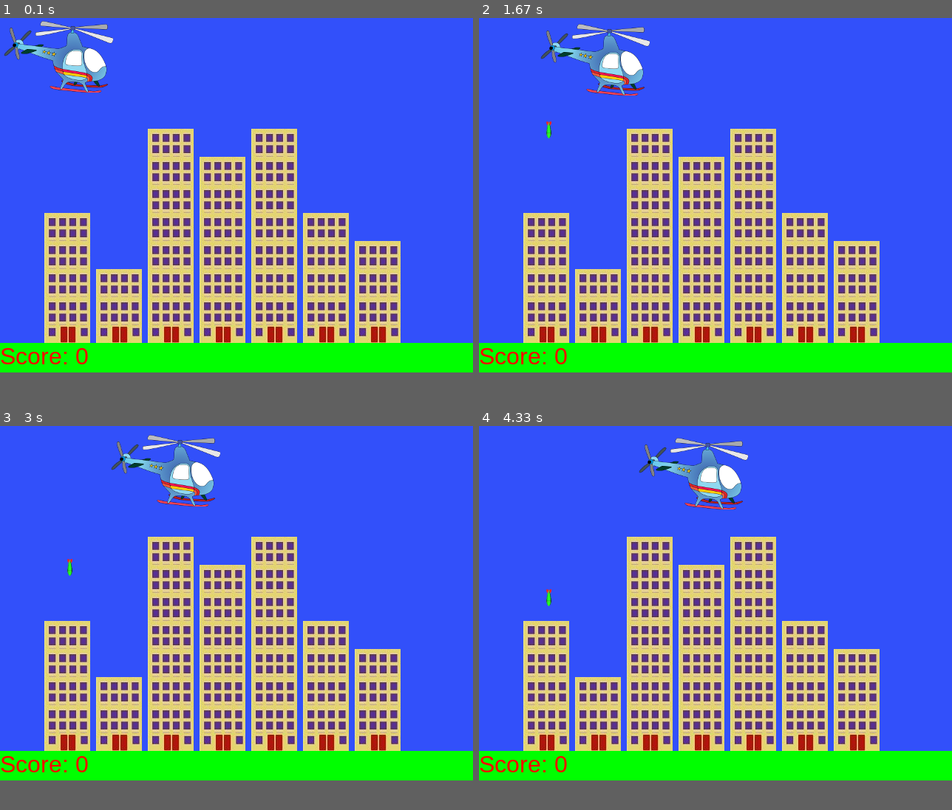
Above: before the commit, frames 1-4 (two rows, left to right).
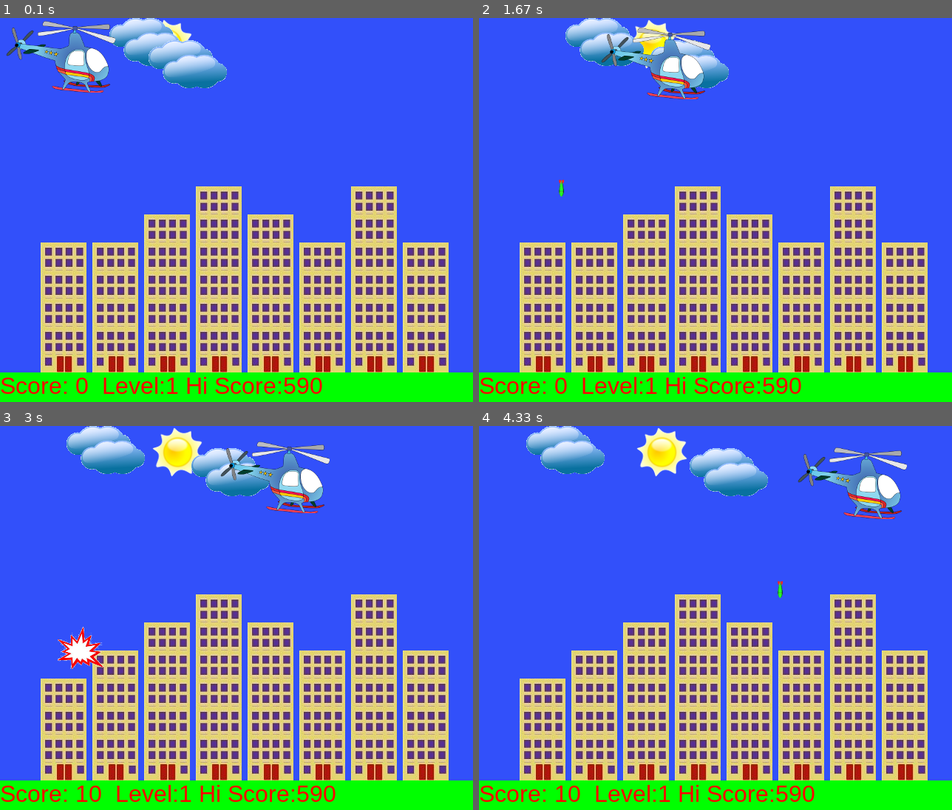
Above: after the commit, the same moments.

Repository: sonic2000gr/pygame-examples
Game: pygame game, started from CrazyCopter/copter.py
Same seed, same stepped clock (60 frames per second), same inputs: the game is played once before the commit and once after it.
Inputs:
- Up to frame 1 (0.1 s): no input
- Up to frame 2 (1.67 s): tap Space at 0.33 s
- Up to frame 3 (3 s): no input
- Up to frame 4 (4.33 s): tap Space at 3.3, 3.6, 3.8, 4.2 s
In our replay, the window is 640x480 before the commit and 640x520 after it. These sizes can differ from the game's own. Grey fills any space a smaller window leaves; there, only what the larger window draws over its background counts as a difference.

The runs differ from the first frame. In frame 1, 41% of the frame differs, in the area x 0-100%, y 0-98%; in frame 2, 42%; in frame 3, 43%; in frame 4, 43%.

Commit message:
Add the final version Crazy Copter (with sound)
Final version as shown in the exhibition, including sound effects.

Diff:
--- a/CrazyCopter/copter.py
+++ b/CrazyCopter/copter.py
@@ -13,9 +13,21 @@
     xpos = (xwidth - xsize)/2.0
     return xpos
 
+def PrepareSound(filename):
+    sound = pygame.mixer.Sound(filename)
+    return sound
+
+def PlayBackgroundSound(soundfile):
+    pygame.mixer.music.load(soundfile)
+    pygame.mixer.music.play(-1)
+
+def StopBackgroundSound():
+    pygame.mixer.music.stop()
+
 class Explosion:
     def __init__(self):
-        self.images = [ 'boom1.png', 'boom2.png']
+        self.images = [ 'boom1.png', 'boom2.png',
+                        'bigboom.png']
         self.boom = []
         for image in self.images:
             self.boom.append(pygame.image.load(image))
@@ -25,29 +37,44 @@
 class ScoreBoard:
     def __init__ (self, x, y):
         self.score = 0
+        self.level = 0
+        try:
+            fp = open("hiscore","r")
+            self.hiscore = eval(fp.readline())
+            fp.close()
+        except:
+            self.hiscore = 0
+            SaveHiScore(self.hiscore)
+
         self.x = x
         self.y = y
         self.textfont = pygame.font.SysFont("Arial",32)
 
     def ScoreUp(self):
         self.score = self.score + 10
+        if self.score > self.hiscore:
+            self.hiscore = self.score
+
+
+    def SetLevel(self, level):
+        self.level = level
 
     def YouWin(self, surface):
-        self.message = "Game Over. You Win!"
+        self.message = "You Win! Press R to Replay"
         self.thetext = self.textfont.render(self.message, True,
                         (255,255,0),(50,80,250))
         x = centertext(self.thetext)
-        surface.blit(self.thetext, (x,20))
+        surface.blit(self.thetext, (x,120))
 
     def YouLose(self, surface):
-        self.message = "Game Over. You Lose!"
+        self.message = "Game Over. You Lose! Press R to Replay"
         self.thetext = self.textfont.render(self.message, True,
                         (255,255,0),(50,80,250))
         x = centertext(self.thetext)
-        surface.blit(self.thetext, (x,20))
+        surface.blit(self.thetext, (x,120))
 
     def Show(self, surface):
-        self.message = "Score: " + str(self.score)
+        self.message = "Score: " + str(self.score)+ "  Level:" + str(self.level)+  " Hi Score:"+ str(self.hiscore)
         self.thetext = self.textfont.render(self.message, True,
                         (255,0,0),(0,255,0))
         surface.blit(self.thetext, (self.x,self.y))
@@ -111,6 +138,32 @@
         else:
             return True
 
+class Cloud(object):
+    def __init__ (self, x,y, xspeed):
+        self.x = x
+        self.y = y
+        self.xspeed = xspeed
+        self.image = pygame.image.load('cloud.png')
+        self.width = self.image.get_width()
+        self.height = self.image.get_height()
+
+    def Move(self, time):
+        self.x = self.x + time * self.xspeed
+        if self.x + self.width > xwidth:
+          self.x = 0
+        if self.x < 0:
+          self.x = xwidth - self.width
+
+    def Show(self, surface):
+        surface.blit(self.image, (self.x, self.y))
+
+
+class Sun(Cloud):
+    def __init__(self, x,y, xspeed):
+        super(Sun,self).__init__(x,y,xspeed)
+        self.image = pygame.image.load('sun.png')
+        self.width = self.image.get_width()
+        self.height = self.image.get_height()
 
 
 class Copter:
@@ -120,17 +173,22 @@
         self.xspeed = xspeed
         self.yspeed = yspeed
         self.withbomb = False
+        self.angle = 0
         self.image = pygame.image.load('copter.png')
         self.image2 = pygame.image.load('copter2.png')
         self.width = self.image.get_width()
         self.height = self.image.get_height()
         self.touchgrass = False
 
-    def Show(self, surface, index):
+    def Show(self, surface, index, time):
         if index == 0:
            surface.blit(self.image, (self.x, self.y))
         else:
-           surface.blit(self.image2, (self.x, self.y))
+           if self.touchgrass == False:
+             self.angle = self.angle - 25 * time
+           image3 = pygame.transform.rotate(
+                           self.image2, self.angle)
+           surface.blit(image3, (self.x, self.y))
 
         if self.withbomb == True:
             self.mybomb.Show(surface)
@@ -156,8 +214,8 @@
 
     def Fire(self):
         if self.withbomb == False:
-            self.mybomb = Bomb(mycopter.x + mycopter.width/2,
-                          mycopter.y+mycopter.height, 30)
+            self.mybomb = Bomb(self.x + self.width/2,
+                          self.y+self.height, 90)
             self.withbomb = True
 
     def getCopterRect(self):
@@ -180,9 +238,55 @@
         else:
             return -1
 
+    def setSpeedX(self, xspeed):
+        self.xspeed = xspeed
+
+    def setSpeedY(self, yspeed):
+        self.yspeed = yspeed
+
+def SaveHiScore(hiscore):
+    try:
+        fp = open("hiscore","w")
+        fp.write(str(hiscore))
+        fp.close()
+    except:
+        pass
+
+def RestartGame(level):
+    global gameover, copterimage, explosionindex
+    global explosioncount, stopdetection
+    global mycopter, showcopterexplosion, mybuild
+    global myscore, showexplosion
+    showexplosion = False
+    gameover = False
+    copterimage = 0
+    explosionindex = 0
+    explosioncount = 0
+    stopdetection = False
+    mycopter.xspeed = 90 + 10 * level
+    mycopter.yspeed = 6
+    mycopter.x = 0
+    mycopter.y = 0
+    mycopter.angle = 0
+    mycopter.touchgrass = False
+    showcopterexplosion = False
+    if level == 1:
+      buildheight = 7
+    elif level == 2:
+      buildheight = 8
+    else:
+      buildheight = 9
+    #buildheight = 2 * level + 3
+    x = 55
+    mybuild = []
+    for i in range(0,8):
+      mybuild.append(Building(x, randint(5,buildheight)))
+      x = x + 70
+    PlayBackgroundSound("helicopter.wav")
+
 
 xwidth = 640
-ywidth = 480
+ywidth = 520
 pygame.init()
 screen = pygame.display.set_mode((xwidth, ywidth), 0, 32)
 surfacecolor = (50,80,250)
@@ -192,37 +296,39 @@
 #
 # Main loop
 #
+time  = 0
 framerate=60
 space = 0
-mycopter = Copter(0,0,50,3)
+explosion = PrepareSound("explosion.wav")
+mycopter = Copter(0,0,70,3)
 myscore = ScoreBoard(0,ywidth-40)
+mycloud = Cloud(150,0,-20)
+mycloud2 = Cloud(200,30, 20)
+mysun = Sun(190,0, 5)
 myexplosion = Explosion()
+level = 1
+myscore.SetLevel(level)
 offsetx = -30
 offsety = -10
-explosionindex = 0
-explosioncount = 0
-copterimage = 0
-x = 60
-mybuild = []
-for i in range(0,7):
-    mybuild.append(Building(x, randint(3,8)))
-    x = x + 70
-
+myscore.score = 0
+RestartGame(level)
 clock = pygame.time.Clock()
-gameover = False
-showexplosion = False
 while True:
 
     for event in pygame.event.get():
         if event.type == QUIT:
+            SaveHiScore(myscore.hiscore)
             pygame.quit()
             exit()
+        if event.type == USEREVENT +2:
+            showcopterexplosion = False
+            pygame.time.set_timer(USEREVENT+2,0)
         if event.type == USEREVENT +1:
             if explosioncount < 8:
               if explosionindex == 0:
                   explosionindex = 1
               else:
-                  explosionindex = 0
+                          explosionindex = 0
               explosioncount += 1
             else:
               showexplosion = False
@@ -235,34 +341,28 @@
             if keyboardinput == K_SPACE and gameover==False:
                 mycopter.Fire()
             if keyboardinput == K_q:
+                SaveHiScore(myscore.hiscore)
                 pygame.quit()
                 exit()
-            if keyboardinput == K_UP:
-                mycopter.y = mycopter.y - 10
             if keyboardinput == K_r and gameover ==True:
-                gameover = False
-                copterimage = 0
-                explosionindex = 0
-                explosioncount = 0
-                mycopter.xspeed = 50
-                mycopter.yspeed = 3
-                mycopter.x = 0
-                mycopter.y = 0
+                level = 1
                 myscore.score = 0
-                mycopter.touchgrass = False
-                x = 60
-                mybuild = []
-                for i in range(0,7):
-                    mybuild.append(Building(x, randint(3,8)))
-                    x = x + 70
+                myscore.SetLevel(level)
+                RestartGame(level)
 
     screen.fill(surfacecolor)
     pygame.draw.rect(screen, backcolor, (0,ywidth-40, xwidth,40))
     for build in mybuild:
       build.Show(screen)
-    mycopter.Show(screen, copterimage)
+    mysun.Show(screen)
+    mycloud.Show(screen)
+    mycloud2.Show(screen)
+    mycopter.Show(screen, copterimage, time)
     myscore.Show(screen)
     time = clock.tick(framerate)/1000.0
+    mysun.Move(time)
+    mycloud.Move(time)
+    mycloud2.Move(time)
     mycopter.Move(time)
     if mycopter.withbomb == True:
         for build in mybuild:
@@ -270,6 +370,7 @@
             c = therect.colliderect(mycopter.getBombRect())
             if c == True:
                 showexplosion = True
+                explosion.play()
                 bombx = mycopter.getBombX()
                 bomby = mycopter.getBombY()
                 pygame.time.set_timer(USEREVENT+1,125)
@@ -281,17 +382,37 @@
     if showexplosion == True:
         myexplosion.Show(screen, bombx+offsetx,
                          bomby+offsety, explosionindex)
-    for build in mybuild:
-        therect = build.getTop()
-        c = therect.colliderect(mycopter.getCopterRect())
-        if c == True:
-             mycopter.xspeed = 10
-             mycopter.yspeed = 50
-             gameover = True
-             myscore.YouLose(screen)
-             copterimage = 1
-
-    if mycopter.touchgrass == True and copterimage==0:
+
+    if stopdetection == False:
+      for build in mybuild:
+          therect = build.getTop()
+          c = therect.colliderect(mycopter.getCopterRect())
+          if c == True:
+               mycopter.xspeed = 10
+               mycopter.yspeed = 50
+               xcol = mycopter.x
+               ycol = mycopter.y
+               showcopterexplosion = True
+               StopBackgroundSound()
+               explosion.play()
+               stopdetection = True
+               pygame.time.set_timer(USEREVENT+2,700)
+               gameover = True
+               copterimage = 1
+
+    if showcopterexplosion == True:
+        myexplosion.Show(screen, xcol, ycol, 2)
+
+    if mycopter.touchgrass == True and copterimage==0 and gameover == False:
+        level = level + 1
+        if level == 4:
+            gameover = True
+        else:
+            myscore.SetLevel(level)
+            RestartGame(level)
+
+    if gameover == True and copterimage == 1:
+        myscore.YouLose(screen)
+    if gameover == True and copterimage == 0:
         myscore.YouWin(screen)
-
     pygame.display.update()
Binary file added: CrazyCopter/bigboom.png
Binary file added: CrazyCopter/cloud.png
Not shown, added: CrazyCopter/hiscore
Binary file added: CrazyCopter/sun.png
Not shown, added: CrazyCopter/explosion.wav
Not shown, added: CrazyCopter/helicopter.wav
